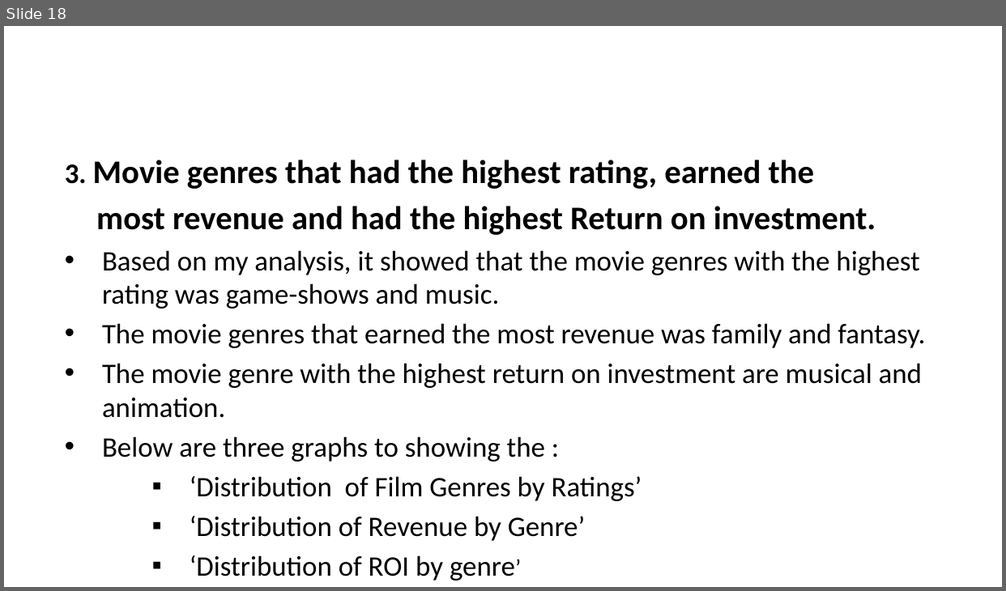
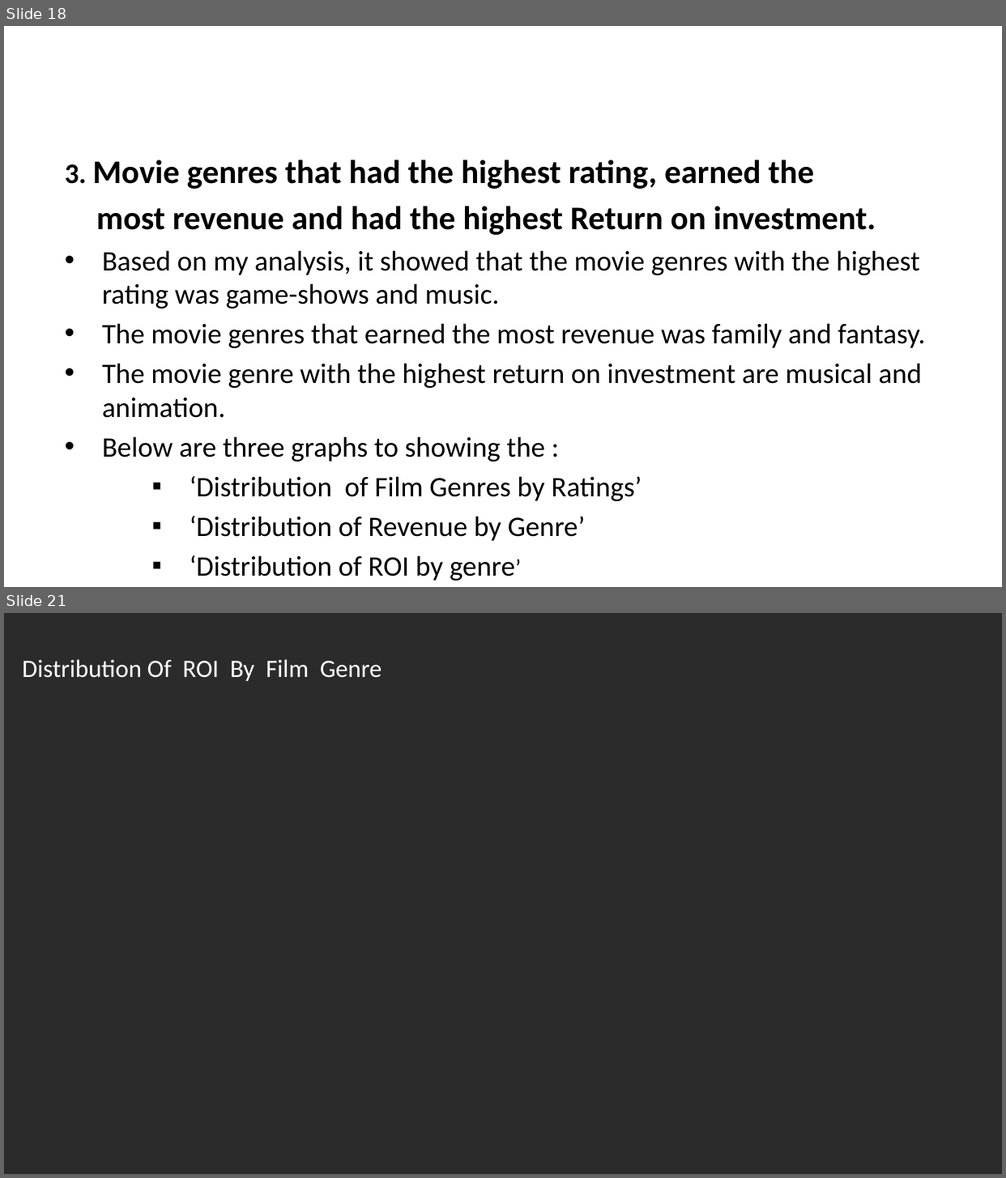
Before and after one commit to mainaroseline/EDA-_Phase1_Project, a slide deck: EDA Non-Technical Presentation.pptx. Shown one above the other, each under a label of ours: slide 18 before the commit, slides 18 and 21 after it; the slides between them are not shown. The pictures are 1006x591 and 1006x1178 pixels, drawn with LibreOffice and Linux fonts; fonts in the diff are those of the drawing; background and template pictures are left out; a plain dark background stands for a picture behind light text. Boxes give left, top, right and bottom in pixels: in the first picture for what was removed or moved away, otherwise in the second. Text is boxed around its words. In the diff, an @@ line names an element or a change of style, - is before the commit and + after.

```diff
--- a/EDA Non-Technical Presentation.pptx
+++ b/EDA Non-Technical Presentation.pptx
@@ slide 21 added at [4, 613, 1002, 1174], background picture (left out) @@
@@ text added at [22, 659, 382, 681], 18 pt, text #FFFFFF @@
+Distribution Of ROI By Film Genre
```
Also in this commit, not shown: 5 slides changed, 5 other slides added, 6 slides removed.
